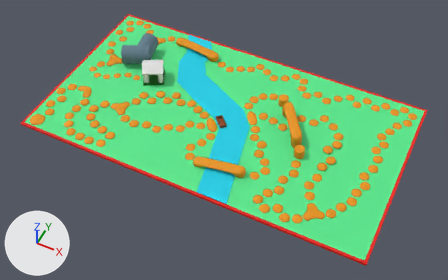
Two versions of the FBX model Assets/Models/fbx/board.fbx, one commit apart.
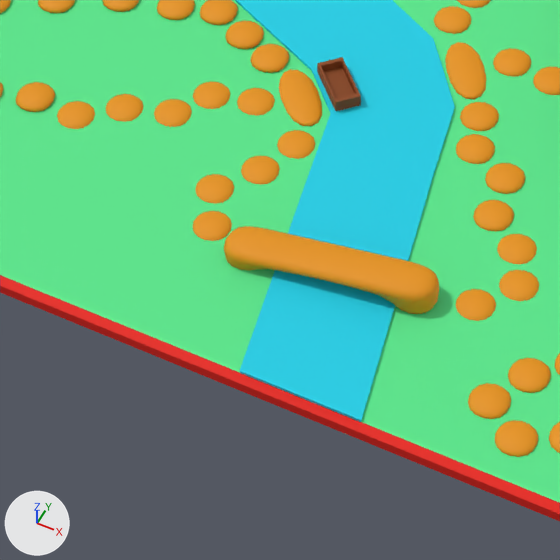
The first picture shows the older version from a camera (50 mm lens) standing at (90.3, -143.9, 172.8) and looking at (20.6, -4.6, -1.3). The close-ups show both versions on the part from 31% to 61% of the width and 36% to 85% of the height of that picture; other places that the commit changed are outside them. The axes (+X, +Y, +Z) are drawn at lower left. The lights are the same throughout. Where no turn or scale is listed for an object, it has been applied to the vertices. Vertices at the same position are counted once.

Script lines for the objects in view, before the commit:
```python
me_cube_250 = bpy.data.meshes.new('Cube.250')
me_cube_250.from_pydata(...)  # 354 vertices, 352 faces; spans x -0.94..8.47, y -0.96..0.96, z -2.17..3.12
me_cube_250.materials.append(mat_felder)  # orange #e79400
me_cube_260 = bpy.data.meshes.new('Cube.260')
me_cube_260.from_pydata(...)  # 98 vertices, 96 faces; spans x -0.88..0.88, y -0.88..0.88, z -0.88..0.88
me_cube_260.materials.append(mat_felder)  # orange #e79400
me_cube_271 = bpy.data.meshes.new('Cube.271')
me_cube_271.from_pydata(...)  # 98 vertices, 96 faces; spans x -0.88..0.88, y -0.88..0.88, z -0.88..0.88
me_cube_271.materials.append(mat_felder)  # orange #e79400
ob_cube_043 = bpy.data.objects.new('Cube.043', me_cube_271)
ob_cube_043.location = (15.7, -12.9, 2.8)
ob_cube_043.rotation_euler = (0.00387, -0.0493, 0.137)  # degrees (0.2, -2.8, 7.8)
ob_cube_043.scale = (2.05, 2.05, 0.702)
ob_cube_052 = bpy.data.objects.new('Cube.052', me_cube_260)
ob_cube_052.location = (26.8, 6.8, 2.8)
ob_cube_052.rotation_euler = (0.00387, -0.0493, -0.945)  # degrees (0.2, -2.8, -54)
ob_cube_052.scale = (4.59, 2.11, 0.704)
ob_cube_064 = bpy.data.objects.new('Cube.064', me_cube_250)
ob_cube_064.location = (19.3, -22.0, 3.0)
ob_cube_064.rotation_euler = (0.00387, -0.0493, 0.137)  # degrees (0.2, -2.8, 7.8)
ob_cube_064.scale = (2.05, 2.05, 0.702)
# also in view: 'Cube.031' at (-2.5, -14.5, 2.8); 'Cube.072' at (48.1, -29.4, 3.0); 'Cube.049' at (39.9, -11.0, 2.8); 'Cube.045' at (15.0, -20.5, 2.8); 'Cube.042' at (17.1, -8.7, 2.8)
```
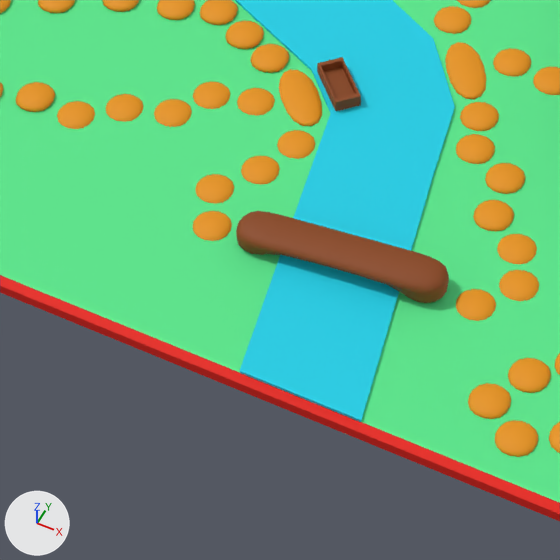
Location of each change, (x1, y1, x2, y2) in pixels of the close-ups (560 x 560 px):
```json
{"object": "Cube.064", "change": "recoloured, reshaped, moved, turned", "before": [224, 226, 439, 314], "after": [236, 211, 449, 303], "on screen": "orange to brown"}
```

Edits to the scene script, one JSON object a line:
```json
{"op": "add", "block": "mat_bridge_1", "code": ["mat_bridge_1 = principled_material('bridge 1')", "mat_bridge_1.base_color = (0.258, 0.0595, 0.00651)  # brown #8b4513", "mat_bridge_1.roughness = 0.69"]}
{"block": "me_cube_250", "where": "# used by ob_cube_064; location = (19.3, -22.0, 3.0); rotation_euler = (0.00387, -0.0493, 0.137), in degrees (0.2, -2.8, 7.8); scale = (2.05, 2.05, 0.702)"}
{"op": "remove", "block": "me_cube_250", "code": "me_cube_250.from_pydata(...)  # 354 vertices, 352 faces; spans x -0.94..8.47, y -0.96..0.96, z -2.17..3.12"}
{"op": "remove", "block": "me_cube_250", "code": "me_cube_250.materials.append(mat_felder)  # orange #e79400"}
{"op": "add", "block": "me_cube_250", "code": "me_cube_250.from_pydata(...)  # 354 vertices, 352 faces; spans x -4.45..4.96, y -0.95..0.97, z -3.08..1.26"}
{"block": "me_cube_250", "change": "me_cube_250 part 1: 354 of 354 vertices moved; they spanned x -0.94..8.47, y -0.96..0.96, z -2.17..3.12 and now span x -4.45..4.96, y -0.95..0.97, z -3.08..1.26; mean shift (-3.51, 0.01, -1.7); largest move (-0.51, -0.51, 2.65) -> (-4.02, -0.5, 0.79)"}
{"op": "add", "block": "me_cube_250", "code": "me_cube_250.materials.append(mat_bridge_1)  # brown #8b4513"}
{"op": "set", "path": "ob_cube_064.location", "old": "(19.3, -22.0, 3.0)", "new": "(26.6, -19.5, 4.8)"}
{"op": "set", "path": "ob_cube_064.rotation_euler", "old": "(0.00387, -0.0493, 0.137)", "new": "(0.0074, -0.0237, 0.0996)", "note": "degrees (0.2, -2.8, 7.8) -> degrees (0.4, -1.4, 5.7)"}
```
